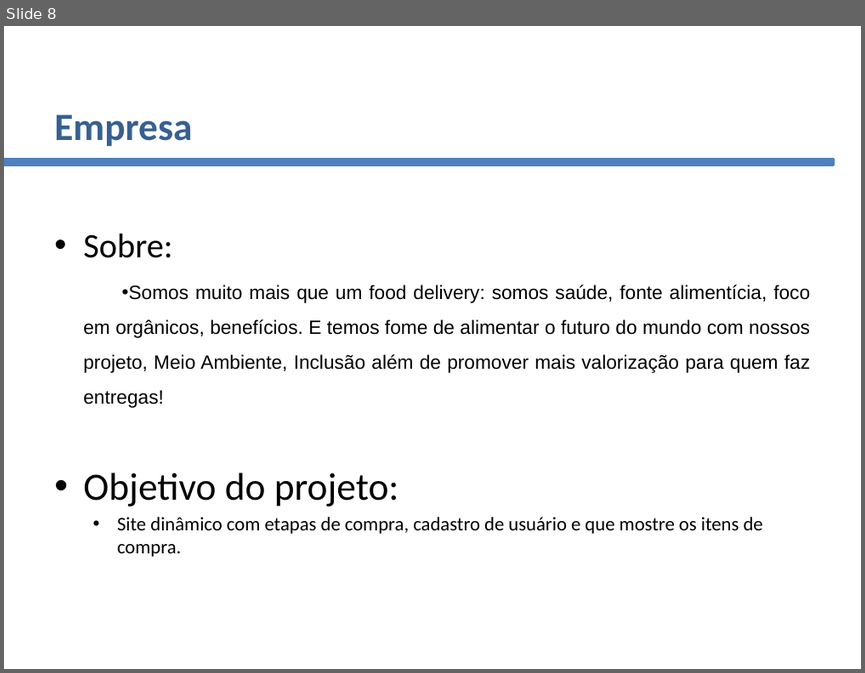
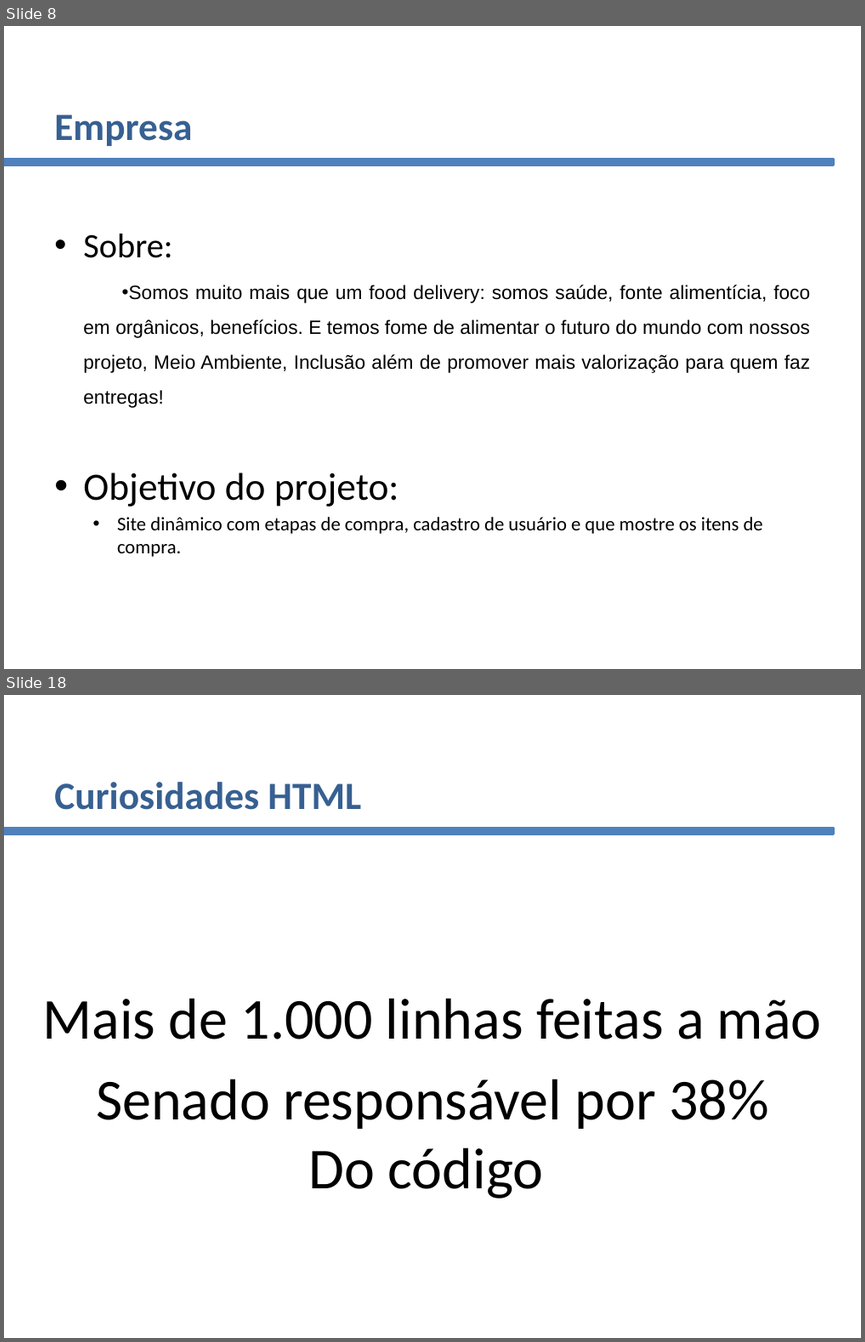
Before and after one commit to matheusg-dev/ProjetoDelivery_TCC, a slide deck: assets/documentacao_abnt/PowerPoint Projeto Final SENAI.pptx. Shown one above the other, each under a label of ours: slide 8 before the commit, slides 8 and 18 after it; the slides between them are not shown. The pictures are 865x673 and 865x1342 pixels, drawn with LibreOffice and Linux fonts; fonts in the diff are those of the drawing; background and template pictures are left out. Boxes give left, top, right and bottom in pixels: in the first picture for what was removed or moved away, otherwise in the second. Text is boxed around its words. In the diff, an @@ line names an element or a change of style, - is before the commit and + after.

```diff
--- a/assets/documentacao_abnt/PowerPoint Projeto Final SENAI.pptx
+++ b/assets/documentacao_abnt/PowerPoint Projeto Final SENAI.pptx
@@ slide 18 added at bbox=[4, 695, 861, 1338], background #FFFFFF @@
@@ title added at bbox=[54, 782, 361, 810], 36 pt, text #376092, bold @@
+Curiosidades HTML
@@ rectangle added at bbox=[4, 828, 833, 834], fill #4F81BD, outline #4F81BD 2 pt @@
@@ text added at bbox=[42, 998, 822, 1039], 54 pt, text #000000 @@
+Mais de 1.000 linhas feitas a mão
@@ text added at bbox=[96, 1078, 768, 1198], 54 pt, text #000000 @@
+Senado responsável por 38%
+Do código
```
Also in this commit, not shown: 11 slides changed, 10 other slides added, 1 slide removed.
